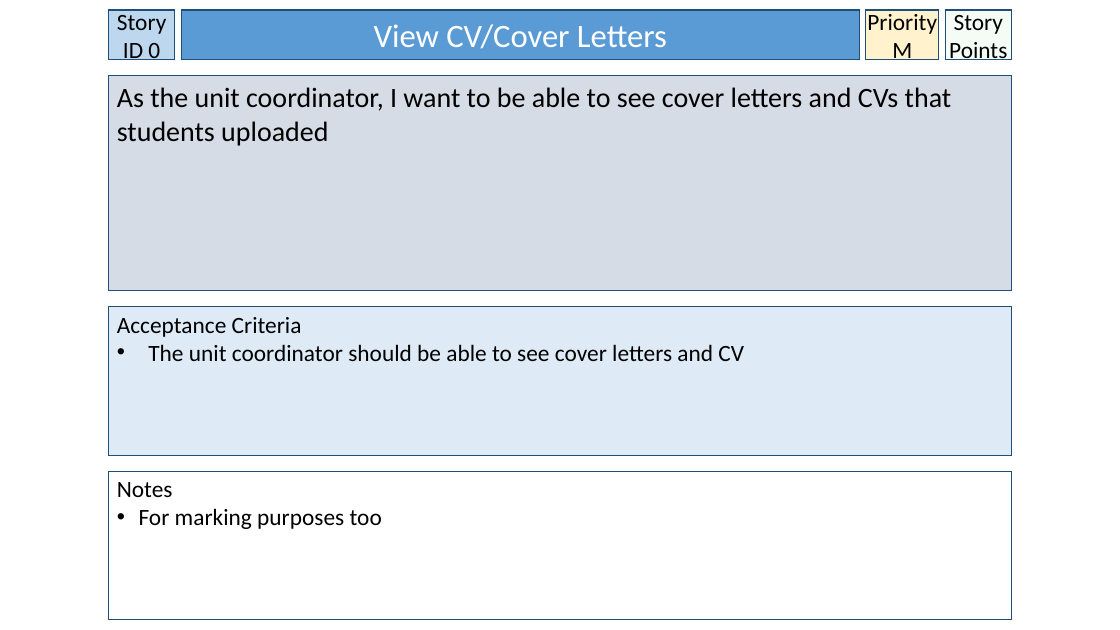
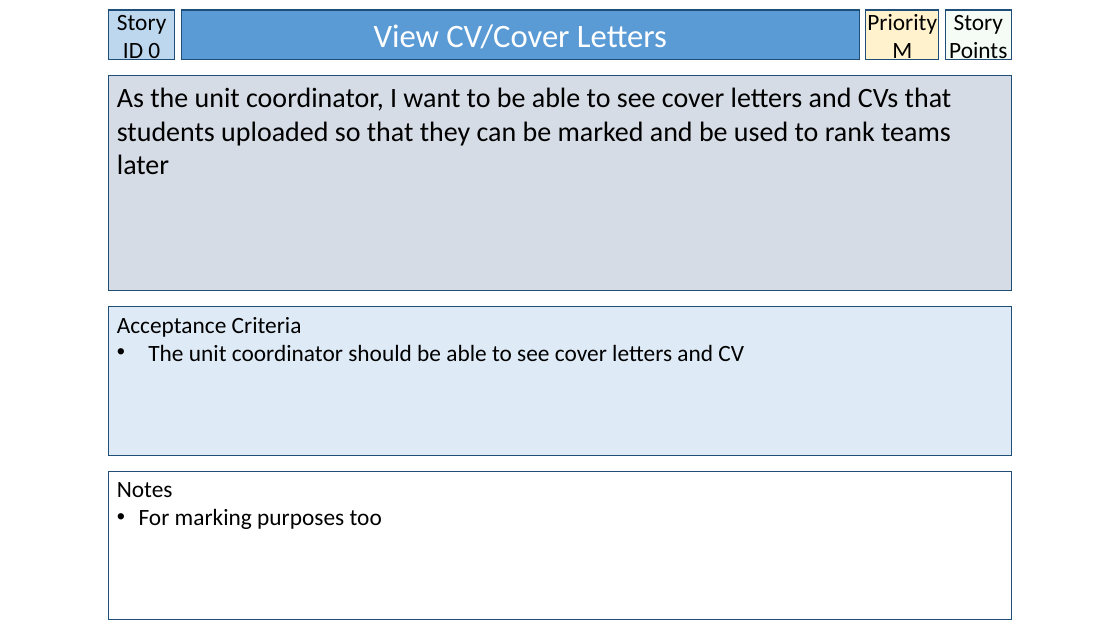
Before and after one commit to BrissyKim/group14, a slide deck: slide 8 of User_story/Yoon User Stories.pptx. Drawn at 1120x630 pixels with LibreOffice and Linux fonts; fonts in the diff are those of the drawing. Boxes give left, top, right and bottom in pixels: in the first picture for what was removed or moved away, otherwise in the second. Text is boxed around its words. In the diff, an @@ line names an element or a change of style, - is before the commit and + after.

```diff
--- a/User_story/Yoon User Stories.pptx
+++ b/User_story/Yoon User Stories.pptx
@@ text in rectangle at box(117, 87, 952, 174): text changed @@
-As the unit coordinator, I want to be able to see cover letters and CVs that students uploaded
+As the unit coordinator, I want to be able to see cover letters and CVs that students uploaded so that they can be marked and be used to rank teams later
```
Also in this commit, not shown: 11 other slides changed, 2 slides added.
